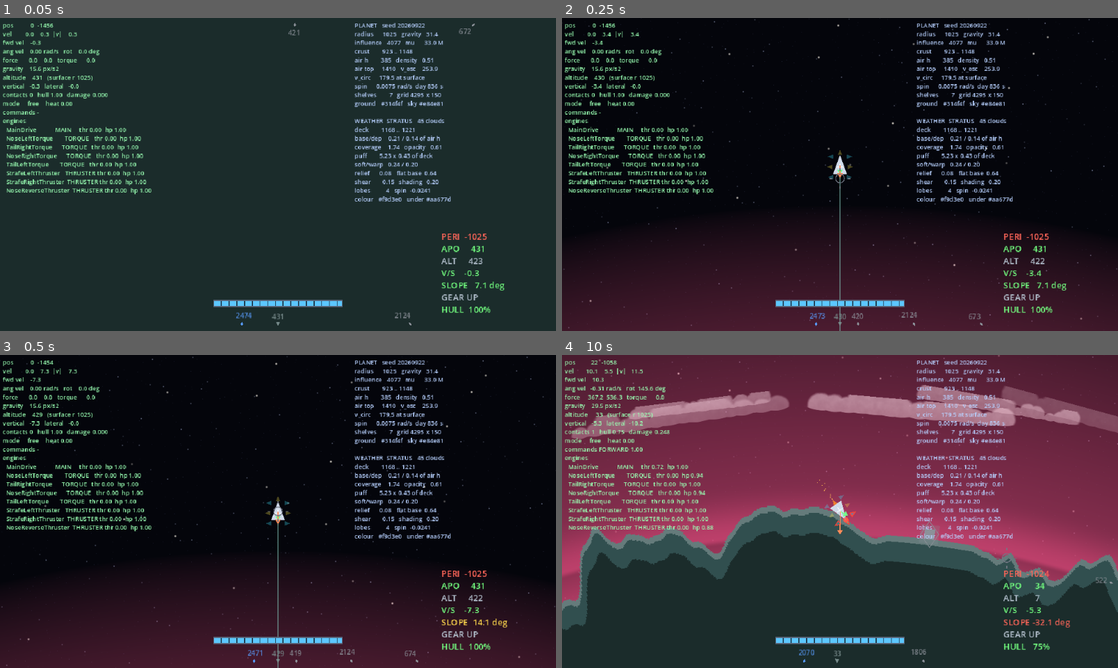
Above: before the commit, frames 1-4 (two rows, left to right).
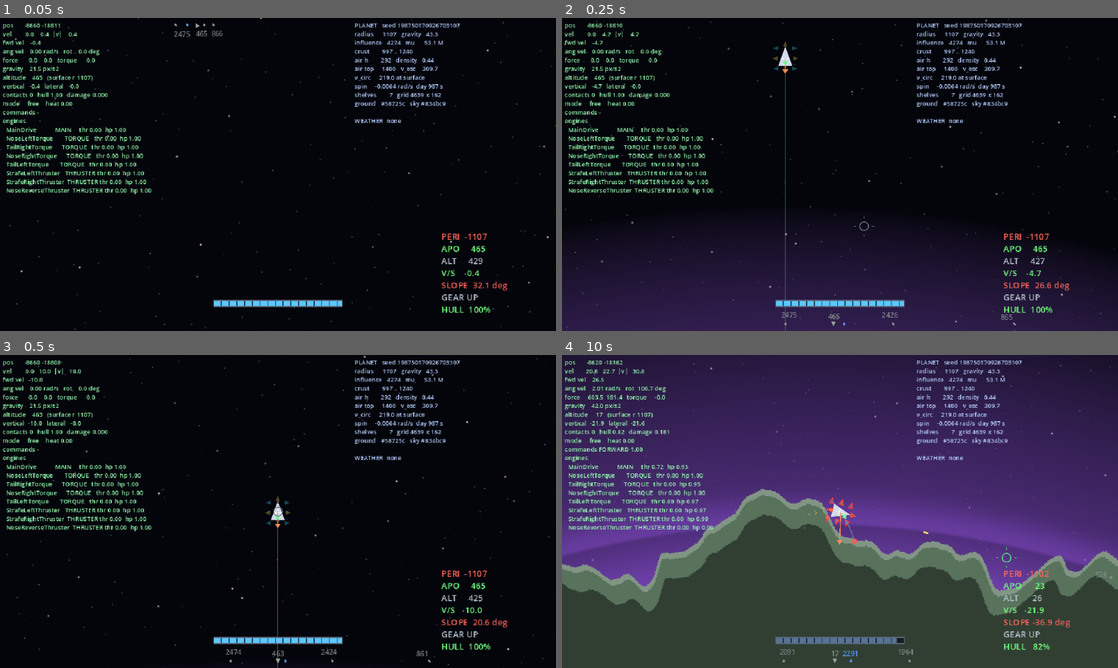
Above: after the commit, the same moments.

Repository: wroniasty/stardust
Game: Godot game, scene res://scenes/world.tscn
Same seed, same stepped clock (60 frames per second), same inputs: the game is played once before the commit and once after it.
Inputs (mouse positions are in pixels of both pictures, inside the frame that each line leads up to):
- Up to frame 1 (0.05 s): no input
- Up to frame 2 (0.25 s): no input
- Up to frame 3 (0.5 s): no input
- Up to frame 4 (10 s): tap Enter at 0.5 s; move the mouse to (962, 495) at 0.52 s; hold D (rotate_right) 0.53-1.25 s; hold H (camera_level) 0.53-1.25 s; click (962, 495) at 0.67 s; drag from (728, 527) to (812, 574) at 1.27 s; move the mouse to (895, 442) at 2.02 s; hold D (rotate_right) 2.03-2.75 s; tap Right (camera_rotate_right) at 2.1 s; drag from (812, 574) to (673, 464) at 2.77 s; move the mouse to (1006, 558) at 3.52 s; hold A (rotate_left) 3.53-4.25 s; hold - (camera_zoom_out) 3.53-4.25 s; drag from (673, 464) to (895, 652) at 4.27 s; move the mouse to (867, 511) at 5.02 s; hold Z (brake) 5.03-5.75 s; hold Right mouse button (ship_fire_secondary) 5.03-5.75 s; click (867, 511) at 5.17 s; drag from (756, 433) to (1073, 611) at 5.77 s; move the mouse to (962, 495) at 6.52 s; hold W (thrust_forward) 6.53-7.25 s; tap Left (camera_rotate_left) at 6.6 s; drag from (728, 527) to (890, 545) at 7.27 s; move the mouse to (895, 442) at 8.02 s; hold Z (brake) 8.03-8.75 s; hold = (camera_zoom_in) 8.03-8.75 s; drag from (812, 574) to (673, 464) at 8.77 s; move the mouse to (1006, 558) at 9.52 s; hold W (thrust_forward) from 9.53 s (still down); hold Space (ship_fire) from 9.53 s (still down); click (1006, 558) at 9.67 s

The runs differ from the first frame. In frame 1, 97% of the frame differs, in the area x 0-100%, y 0-100%; in frame 2, 12%; in frame 3, 27%; in frame 4, 71%.

Commit message:
The world is a visit to a system now, not a planet at the origin
First slice of the streaming work, and the one the rest needs: something
has to be able to build a planet from a descriptor before a manager can
decide which planets to build. world_seed seeds the galaxy, the galaxy
lays out system zero, and the world builds its first planet where the
orbit says -- Ashix b, 19113 px out, instead of a bare seed at the origin.

Planet.adopt() is the join, and it enforces the split the model was
designed around: the system hands over radius and gravity, everything else
is rolled from the body's own seed. Both rolls still happen when both are
overridden and the results are thrown away, so the random stream stays
aligned and the same seed gives the same terrain, weather and colours
whether the size came from the system or from the dice. The test checks
both directions -- what was dictated arrives, and what was not is
untouched by the dictating.

One thing went wrong and is worth the note. adopt() first read the clock
by reaching for /root/Galaxy from inside Planet. Under --script, where
there is no autoload, that did not return zero: it came back with
something, and the planet landed a radian and a half around its orbit from
where the test said it should be. The fix is not a better lookup, it is no
lookup -- the time is handed in. A node that reaches for a global by path
behaves differently depending on who is running it, which is exactly the
property a test exists to not have.

The planet is placed once and does not yet move along its orbit. That is
deliberate and it is the next problem rather than an omission: a planet
travelling at several hundred px/s carries everything in its well with it,
and making that coherent needs the star's gravity in the field and the
orbital velocity in surface_velocity_at -- which is one piece of work with
the manager, not something to bolt on after.

680 assertions, no errors.

Co-Authored-By: Claude Opus 5 <noreply@anthropic.com>

Diff:
--- a/scripts/planet.gd
+++ b/scripts/planet.gd
@@ -197,9 +197,42 @@
 var _cloud_material: ShaderMaterial = null
 
 
+## The descriptor this planet was built from, when it came out of a system
+## rather than out of a bare seed. Kept so the streaming manager can ask a
+## live node which body it is without a second table to keep in step.
+var body: SystemBody = null
+
+## The moment on the galaxy clock this planet is placed at. Handed in
+## rather than fetched, which is the whole point: a planet that reaches for
+## an autoload by path is a planet that behaves differently depending on
+## who is running it, and the first version of this did exactly that --
+## under `--script`, where the autoload does not exist, it still came back
+## with something that was not zero and put the planet a radian and a half
+## off its orbit.
+var placed_at: float = 0.0
+
+
 func _ready() -> void:
 	add_to_group(GRAVITY_GROUP)
-	generate(planet_seed)
+	if body != null:
+		adopt(body, placed_at)
+	else:
+		generate(planet_seed)
+
+
+## Builds this planet as the body the system says it is.
+##
+## The join between the two halves of the split: **the system decides how
+## big and how heavy, the seed decides what it looks like.** Size and
+## gravity are handed over, everything else -- terrain, weather, colour,
+## shelves -- is rolled from the body's own seed, and the roll is the same
+## one it would have made on its own.
+func adopt(descriptor: SystemBody, at_time: float = 0.0) -> void:
+	body = descriptor
+	placed_at = at_time
+	roll_parameters(descriptor.seed, descriptor.radius, descriptor.surface_gravity)
+	rebuild()
+	global_position = descriptor.position_at(at_time)
 
 
 ## Planet whose centre is closest to `point`, or null if there is none.
@@ -459,14 +492,23 @@
 
 
 ## Fills every parameter from the seed, touching nothing that is drawn.
-func roll_parameters(new_seed: int) -> void:
+## `forced_radius` and `forced_gravity` are how a system tells a planet how
+## big and how heavy it is. Both rolls happen either way and the result is
+## thrown away when overridden, so the random stream stays aligned: the
+## same seed gives the same terrain, weather and colours whether the size
+## came from the system or from the roll.
+func roll_parameters(
+	new_seed: int, forced_radius: float = 0.0, forced_gravity: float = 0.0
+) -> void:
 	planet_seed = new_seed
 
 	var rng: RandomNumberGenerator = RandomNumberGenerator.new()
 	rng.seed = planet_seed
 
-	surface_radius = rng.randf_range(RADIUS_RANGE.x, RADIUS_RANGE.y)
-	surface_gravity = rng.randf_range(GRAVITY_RANGE.x, GRAVITY_RANGE.y)
+	var rolled_radius: float = rng.randf_range(RADIUS_RANGE.x, RADIUS_RANGE.y)
+	var rolled_gravity: float = rng.randf_range(GRAVITY_RANGE.x, GRAVITY_RANGE.y)
+	surface_radius = rolled_radius if forced_radius <= 0.0 else forced_radius
+	surface_gravity = rolled_gravity if forced_gravity <= 0.0 else forced_gravity
 	influence_radius = surface_radius * rng.randf_range(INFLUENCE_RATIO.x, INFLUENCE_RATIO.y)
 
 	if rng.randf() < 0.2:
--- a/scripts/world.gd
+++ b/scripts/world.gd
@@ -5,8 +5,13 @@
 ## The player never becomes a child of a system: systems are instantiated and
 ## freed underneath a player that stays put (see IDEAS.md section 9).
 ##
-## For M1 the "system" is one seeded planet at the origin and the ship parked
-## above it. Nothing is hand-placed: change the seed and you get another world.
+## The system comes out of the model now: `world_seed` seeds the galaxy, the
+## galaxy lays out system zero, and the world builds the first planet of it
+## where the orbit says. Nothing is hand-placed and nothing is invented here
+## -- change the seed and you get another system, with another world in it.
+##
+## Still only the one planet: switching bodies in and out as the player
+## moves is the streaming manager, and this is the joint it plugs into.
 
 const PLANET_SCENE: String = "res://scenes/planet.tscn"
 const EXPLOSION_SCENE: String = "res://scenes/explosion.tscn"
@@ -306,11 +311,25 @@
 	print("debug: no mount called %s" % mount_name)
 
 
+## Which system this world is a visit to. One, for now: laying systems out
+## across a galaxy is M4, and until then index zero is the only address.
+const SYSTEM_INDEX: int = 0
+
+
 func _spawn_planet() -> void:
 	var scene: PackedScene = load(PLANET_SCENE) as PackedScene
 	planet = scene.instantiate() as Planet
-	planet.planet_seed = world_seed
+	# Seeded through the galaxy rather than straight from the export, so the
+	# planet the pilot lands on is a body the model knows about -- with an
+	# orbit, a name and a place in a system -- and not a one-off rolled here.
+	Galaxy.galaxy_seed = world_seed
+	planet.body = Galaxy.system(SYSTEM_INDEX).planets()[0]
+	planet.placed_at = Galaxy.time
 	systems.add_child(planet)
+	print("system %s: %s at %.0f px" % [
+		Galaxy.system(SYSTEM_INDEX).display_name, planet.body.display_name,
+		planet.body.orbit_radius,
+	])
 
 
 func _place_ship() -> void:
--- a/tools/smoke_test.gd
+++ b/tools/smoke_test.gd
@@ -3585,6 +3585,58 @@
 
 	_check_orbit_evaluation()
 	_check_moon_sized_world(probe)
+	_check_adoption()
+
+
+## A planet built as the body a system says it is.
+##
+## The join has to hold in both directions: what the system dictates must
+## arrive, and what it does not dictate must be untouched by the dictating.
+func _check_adoption() -> void:
+	var body: SystemBody = StarSystem.generate(31337).planets()[0]
+
+	var adopted: Planet = (load(PLANET_SCENE) as PackedScene).instantiate() as Planet
+	adopted.body = body
+	root.add_child(adopted)
+	_expect(
+		is_equal_approx(adopted.surface_radius, body.radius)
+		and is_equal_approx(adopted.surface_gravity, body.surface_gravity),
+		"a planet is the size and weight the system says (%.0f px, %.1f px/s2)" % [
+			adopted.surface_radius, adopted.surface_gravity,
+		],
+	)
+	_expect(
+		adopted.global_position.distance_to(body.position_at(0.0)) < 1.0,
+		"and stands where its orbit puts it (%.0f px out of %.0f)" % [
+			adopted.global_position.length(), body.orbit_radius,
+		],
+	)
+	_expect(
+		adopted.influence_radius > adopted.surface_radius * Planet.INFLUENCE_RATIO.x - 0.001,
+		"with a well scaled to the size it was given, not to the one it rolled",
+	)
+
+	# The other half, and the reason both rolls happen even when both are
+	# overridden: a planet told how big to be still looks like the planet
+	# that seed describes. Drop the dictation and only size changes.
+	var free_rolled: Planet = (load(PLANET_SCENE) as PackedScene).instantiate() as Planet
+	free_rolled.planet_seed = body.seed
+	root.add_child(free_rolled)
+	_expect(
+		free_rolled.surface_color == adopted.surface_color
+		and free_rolled.atmosphere_color == adopted.atmosphere_color
+		and is_equal_approx(free_rolled.spin_rate, adopted.spin_rate),
+		"and looks like its seed either way -- the random stream stays aligned",
+	)
+	_expect(
+		not is_equal_approx(free_rolled.surface_radius, adopted.surface_radius)
+		or not is_equal_approx(free_rolled.surface_gravity, adopted.surface_gravity),
+		"while the size really did come from the system and not from the roll",
+	)
+	# Freed now, not queued: a planet still in the gravity group when the
+	# scanner check runs is a third contact the scanner is right to report.
+	adopted.free()
+	free_rolled.free()
 
 
 ## Orbits read off a clock, with nothing integrating anything.
